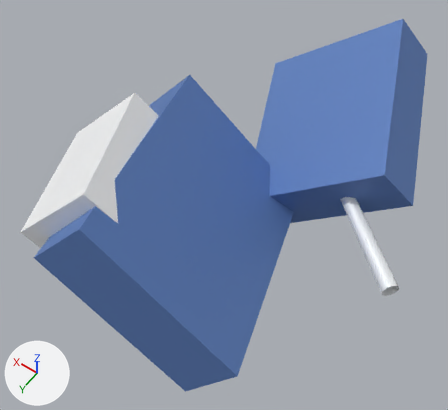
Before and after pictures for a commit that changed the glTF model assets/models/shrimp-boat-wreck.glb.
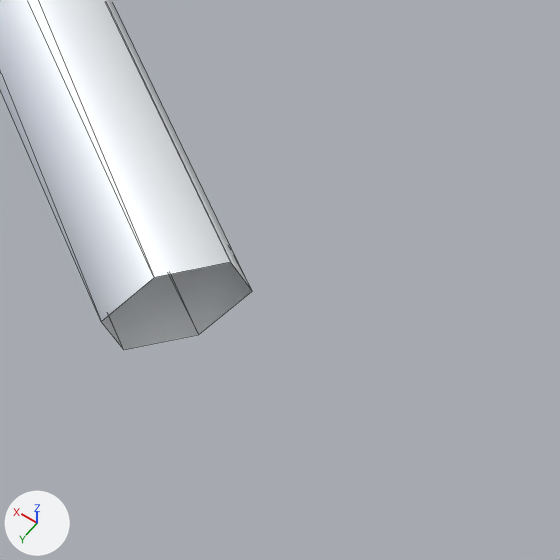
Old and new are each drawn whole from a 50 mm lens placed at (-4.23, 6.1, 10.02), pointed at (0.23, -0.14, 0.2) and again close up on the part from 82% to 98% of the width and 62% to 79% of the height. The lights are fixed; the arrows at lower left show +X, +Y and +Z. The last two pictures show the newer version. The close-ups show mesh edges as thin lines. Vertices at exactly the same position are counted once.

The first close-up shows 'Root'.
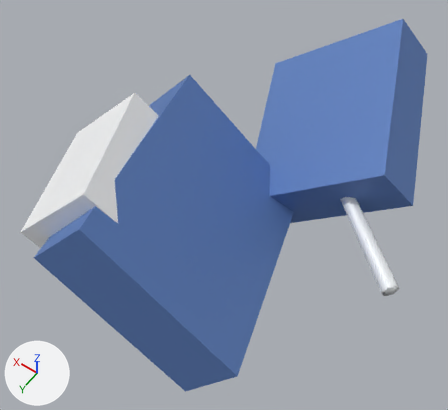
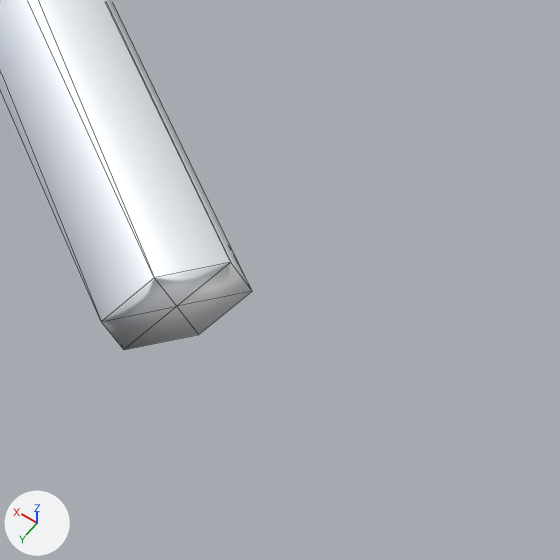
The newer file is also turned or shifted as a whole; pictures and numbers use the older file's frame.

The edits, one by one:
me_modelmesh is used by ob_root; location (0.0, 0.0, 0.0).
Verts and faces of me_modelmesh; kept vertices keep their numbers, new ones are numbered from 37.
Before the commit, vertices of me_modelmesh: 24 (-3.32, -0.14, 0.16) at pixel (123, 349), 26 (-3.44, -0.28, 0.16) at pixel (198, 334), 28 (-3.5, -0.35, 0.31) at pixel (252, 291), 30 (-3.44, -0.28, 0.47) at pixel (230, 262), 32 (-3.32, -0.15, 0.47) at pixel (154, 277).
Before the commit, vertices of me_modelmesh: 34 (-3.26, -0.08, 0.32) at pixel (101, 321).
me_modelmesh had 37 vertices, 54 faces and spanned x -3.5..3.11, y -5.47..3.44, z -1.63..2.75.
me_modelmesh now has 38 vertices, 60 faces and spans x -3.5..3.11, y -5.47..3.44, z -1.63..2.75.
Part 1, on me_modelmesh:
New vertex 37 is at (-3.38, -0.21, 0.32), pixel (176, 306).
New faces: (24, 26, 37), (26, 28, 37), (28, 30, 37), (30, 32, 37), (32, 34, 37), (24, 37, 34).
Other edits to the shape of me_modelmesh do not show in these pictures.

Where the change shows, as pixel boxes [x1, y1, x2, y2] in the close-ups (560 x 560 px):
part 1 of me_modelmesh, added: after [101, 262, 252, 350]
